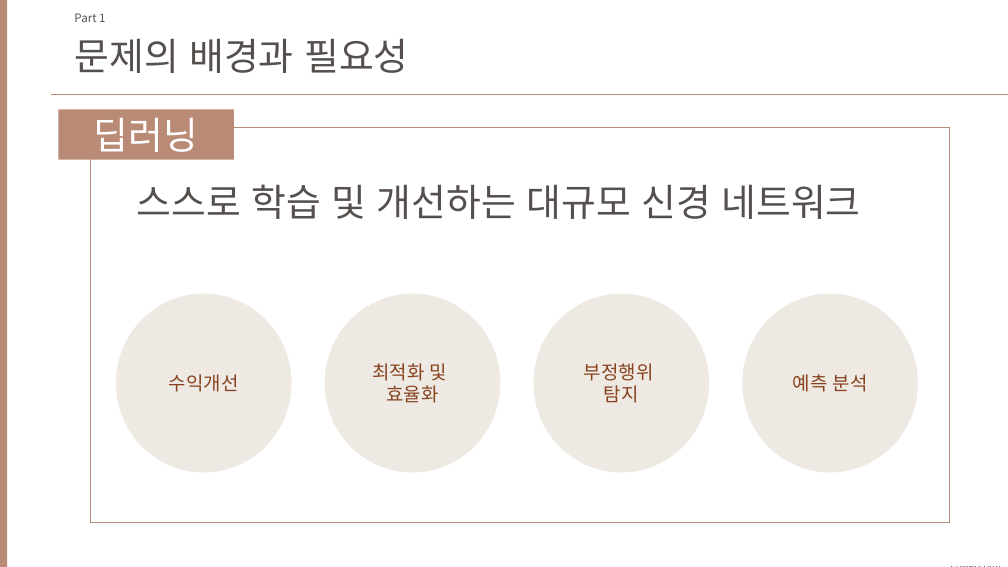
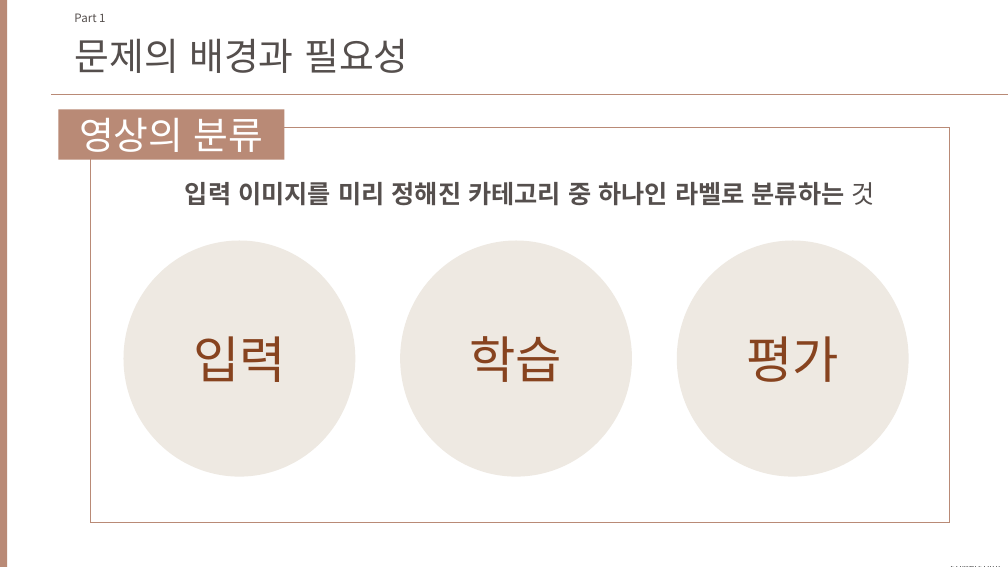
Before and after one commit to och0415/Introduction-to-Optical-Remote-Exploration-CN7500474-001-, a slide deck: slide 3 of knn영상분류_202283525_오창현.pptx. Drawn at 1008x567 pixels with LibreOffice and Linux fonts; fonts in the diff are those of the drawing. Boxes give left, top, right and bottom in pixels: in the first picture for what was removed or moved away, otherwise in the second. Text is boxed around its words. In the diff, an @@ line names an element or a change of style, - is before the commit and + after.

```diff
--- a/knn영상분류_202283525_오창현.pptx
+++ b/knn영상분류_202283525_오창현.pptx
@@ rectangle "영상의 분류": place and size @@
-rectangle "영상의 분류" at (58,110,234,160)
+rectangle "영상의 분류" at (58,110,284,160)
@@ text in rectangle at (79,118,264,160): text changed @@
-딥러닝
+영상의 분류
@@ text at (185,182,874,206): text changed; size 36 to 24 pt; bold on @@
-스스로 학습 및 개선하는 대규모 신경 네트워크
+입력 이미지를 미리 정해진 카테고리 중 하나인 라벨로 분류하는 것
@@ ellipse added at (123,240,355,476), fill #EEE9E2, 48 pt, text #87431F @@
+입력
@@ ellipse "학습": place and size @@
-ellipse "학습" at (325,293,501,473)
+ellipse "학습" at (400,240,632,476)
@@ ellipse added at (677,240,909,476), fill #EEE9E2, 48 pt, text #87431F @@
+평가
@@ ellipse removed at (116,293,291,473) @@
-수익개선
@@ ellipse removed at (534,293,709,473) @@
-부정행위
-탐지
@@ ellipse removed at (743,293,918,473) @@
-예측 분석
@@ text in ellipse at (470,336,563,382): text changed; size 18 to 48 pt @@
-최적화 및
-효율화
+학습
```
